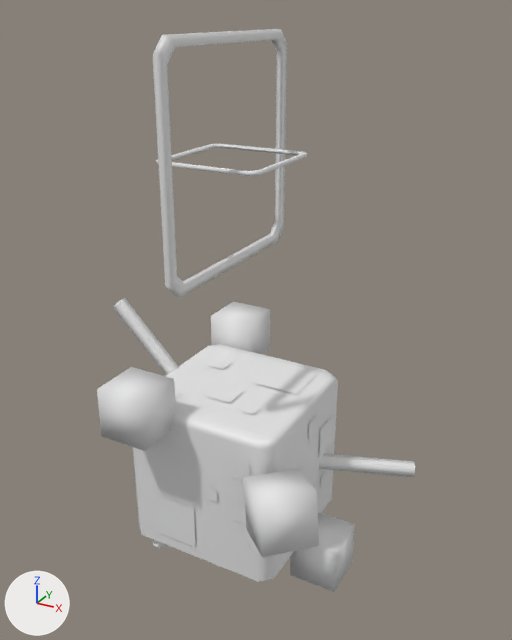
What one commit did to the FBX model Reference/Resources/Mesh/Animation/Effect/E_BGB_Koori.fbx.
The view is the same before and after, from a 50 mm lens placed at (0.049, -0.0828, 0.0656), pointed at (0.0032, 0.0005, 0.024). The lights are fixed; the arrows at lower left show +X, +Y and +Z. Materials are left out; every surface is plain grey. Where no turn or scale is listed for an object, it has been applied to the vertices.

Names of what the first picture shows: 'core', 'group1', 'group4', 'line3', 'line7', 'particleL1', 'particleL5', 'particleL6', 'particleL7', 'ring1', 'ring3'.
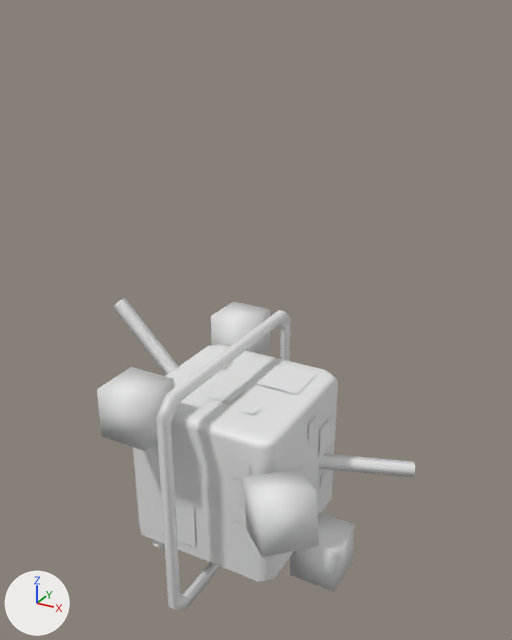
ob_ring is not drawn itself; it is the parent of ob_ring1, ob_ring3, ob_ring2.

Location of each change, (x1, y1, x2, y2) in pixels of the pictures (512 x 640 px):
'ring3', moved, rescaled (12% taller): before (153, 29, 287, 297); after (156, 310, 291, 611)
'ring1', moved, rescaled (not visible afterwards): before (156, 143, 307, 176)

Patch to the scene script:
```diff
--- a/Reference/Resources/Mesh/Animation/Effect/E_BGB_Koori.fbx.py
+++ b/Reference/Resources/Mesh/Animation/Effect/E_BGB_Koori.fbx.py
@@ ob_ring @@
 ob_ring.parent = ob_e_bgb_koori
-ob_ring.location = (0.0, 4.746, 0.0)
-ob_ring.scale = (0.826, 0.826, 0.826)
+ob_ring.location = (0.0, 0.0, 0.0)
```
